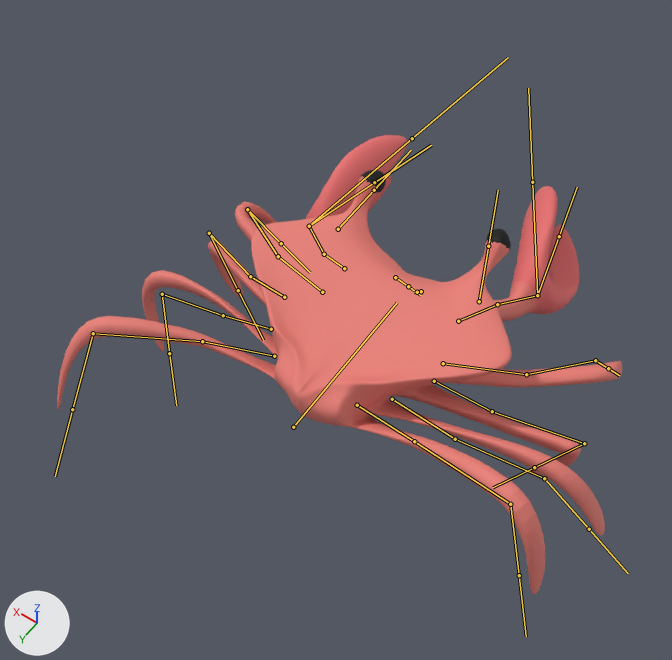
The FBX model development/blender/crab/crab.fbx: old version first, new version second.
Before and after are seen from a 50 mm lens placed at (-3.61, 5.76, 8.5), pointed at (0.22, 0.4, 0.07). Every picture has the same lights, and +X, +Y and +Z are marked at lower left. Both versions are drawn at frame 15 of the action 'Armature|ArmatureAction'; the numbers are the values there. The bones that bend it are drawn over the model as lines.

Objects in the first picture: 'crab'.
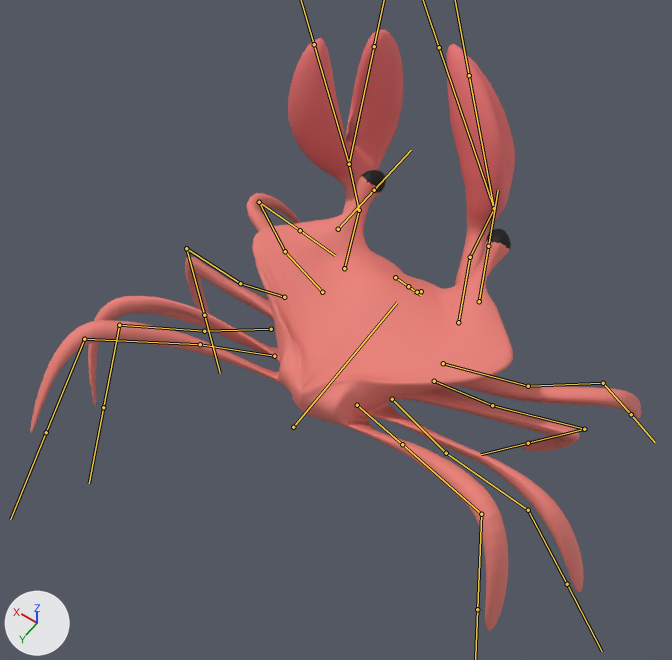
Where the change shows, as pixel boxes [x1, y1, x2, y2] in the pictures (672 x 660 px):
'crab', posed (8% wider, 31% taller): before [57, 135, 622, 594]; after [30, 29, 641, 631]
bone 'Bone_L', root to tip: before (274, 356) to (202, 341); after (274, 356) to (200, 344)
bone 'Bone_R', root to tip: before (357, 405) to (414, 441); after (357, 405) to (402, 444)
bone 'Bone_L.000', root to tip: before (271, 329) to (223, 315); after (271, 329) to (204, 331)
bone 'Bone_R.000', root to tip: before (392, 399) to (455, 439); after (392, 399) to (446, 453)
bone 'Bone_L.001', root to tip: before (284, 297) to (250, 276); after (284, 297) to (240, 283)
bone 'Bone_R.001', root to tip: before (434, 381) to (492, 411); after (434, 381) to (492, 405)
bone 'Bone_L.002', root to tip: before (322, 292) to (278, 256); after (322, 292) to (285, 251)
bone 'Bone_R.002', root to tip: before (443, 363) to (526, 374); after (443, 363) to (528, 386)
bone 'Bone_L.003', root to tip: before (344, 268) to (324, 254); after (344, 268) to (359, 210)
bone 'Bone_L.014', root to tip: before (309, 226) to (412, 138); after (349, 164) to (314, 44)
bone 'Bone_R.003', root to tip: before (458, 321) to (497, 304); after (458, 322) to (470, 257)
bone 'Bone_R.014', root to tip: before (537, 295) to (532, 182); after (494, 208) to (439, 47)

Diff of the bpy script that builds the scene:
```diff
--- a/development/blender/crab/crab.fbx.py
+++ b/development/blender/crab/crab.fbx.py
@@ bone_bone_l @@
 bone_bone_l = bpy.data.objects['Armature'].pose.bones['Bone_L']  # child of 'Bone'
-bone_bone_l.rotation_quaternion = (0.969, -0.234, 0.056, 0.047)  # degrees (-27, 8, 4)
+bone_bone_l.rotation_quaternion = (0.921, -0.342, 0.174, 0.069)  # degrees (-41, 22, 0)
@@ bone_bone_r @@
 bone_bone_r = bpy.data.objects['Armature'].pose.bones['Bone_R']  # child of 'Bone'
-bone_bone_r.rotation_quaternion = (0.977, -0.128, -0.033, -0.167)  # degrees (-14, -6, -19)
+bone_bone_r.rotation_quaternion = (0.946, -0.24, -0.136, -0.17)  # degrees (-26, -20, -16)
@@ bone_bone_l_000 @@
 bone_bone_l_000 = bpy.data.objects['Armature'].pose.bones['Bone_L.000']  # child of 'Bone'
-bone_bone_l_000.rotation_quaternion = (0.996, -0.089, 0.022, -0.009)  # degrees (-10, 2, -1)
+bone_bone_l_000.rotation_quaternion = (0.926, -0.338, 0.164, -0.034)  # degrees (-42, 16, -10)
@@ bone_bone_r_000 @@
 bone_bone_r_000 = bpy.data.objects['Armature'].pose.bones['Bone_R.000']  # child of 'Bone'
-bone_bone_r_000.rotation_quaternion = (1.0, -0.005, -0.002, 0.001)  # degrees (-1, 0, 0)
+bone_bone_r_000.rotation_quaternion = (0.99, -0.136, -0.045, 0.014)  # degrees (-16, -5, 2)
@@ bone_bone_l_001 @@
 bone_bone_l_001 = bpy.data.objects['Armature'].pose.bones['Bone_L.001']  # child of 'Bone'
-bone_bone_l_001.rotation_quaternion = (0.999, 0.024, 0.007, -0.025)  # degrees (3, 1, -3)
+bone_bone_l_001.rotation_quaternion = (0.991, -0.089, 0.09, -0.044)  # degrees (-11, 10, -6)
@@ bone_bone_r_001 @@
 bone_bone_r_001 = bpy.data.objects['Armature'].pose.bones['Bone_R.001']  # child of 'Bone'
-bone_bone_r_001.rotation_quaternion = (1.0, -0.009, 0.0, -0.016)  # degrees (-1, 0, -2)
+bone_bone_r_001.rotation_quaternion = (0.996, 0.076, 0.044, 0.02)  # degrees (9, 5, 3)
@@ bone_bone_l_002 @@
 bone_bone_l_002 = bpy.data.objects['Armature'].pose.bones['Bone_L.002']  # child of 'Bone'
-bone_bone_l_002.rotation_quaternion = (0.988, 0.119, -0.036, -0.092)  # degrees (14, -3, -11)
+bone_bone_l_002.rotation_quaternion = (0.976, 0.172, -0.098, -0.088)  # degrees (21, -9, -12)
@@ bone_bone_r_002 @@
 bone_bone_r_002 = bpy.data.objects['Armature'].pose.bones['Bone_R.002']  # child of 'Bone'
-bone_bone_r_002.rotation_quaternion = (0.968, 0.207, 0.118, 0.077)  # degrees (25, 11, 12)
+bone_bone_r_002.rotation_quaternion = (0.996, 0.092, 0.016, 0.009)  # degrees (11, 2, 1)
@@ bone_bone_l_003 @@
 bone_bone_l_003 = bpy.data.objects['Armature'].pose.bones['Bone_L.003']  # child of 'Bone'
-bone_bone_l_003.rotation_quaternion = (1.0, 0.009, -0.009, 0.0)  # degrees (1, -1, 0)
+bone_bone_l_003.rotation_quaternion = (0.71, 0.485, -0.506, 0.07)  # degrees (88, -52, -39)
@@ bone_bone_l_014 @@
 bone_bone_l_014 = bpy.data.objects['Armature'].pose.bones['Bone_L.014']  # child of 'Bone_L.012'
-bone_bone_l_014.rotation_quaternion = (1.0, -0.008, 0.005, 0.012)  # degrees (-1, 1, 1)
+bone_bone_l_014.rotation_quaternion = (0.999, 0.036, -0.018, -0.029)  # degrees (4, -2, -3)
@@ bone_bone_r_003 @@
 bone_bone_r_003 = bpy.data.objects['Armature'].pose.bones['Bone_R.003']  # child of 'Bone'
-bone_bone_r_003.location = (-0.01, 0.01, 0.04)
-bone_bone_r_003.rotation_quaternion = (0.938, 0.342, -0.054, 0.001)  # degrees (40, -6, -2)
+bone_bone_r_003.location = (0.0, 0.0, 0.01)
+bone_bone_r_003.rotation_quaternion = (0.606, 0.743, 0.262, -0.114)  # degrees (106, 29, 17)
@@ bone_bone_r_014 @@
 bone_bone_r_014 = bpy.data.objects['Armature'].pose.bones['Bone_R.014']  # child of 'Bone_R.012'
-bone_bone_r_014.rotation_quaternion = (0.987, -0.058, -0.009, -0.147)  # degrees (-6, -2, -17)
+bone_bone_r_014.rotation_quaternion = (0.984, -0.059, -0.006, -0.168)  # degrees (-7, -2, -19)
```
